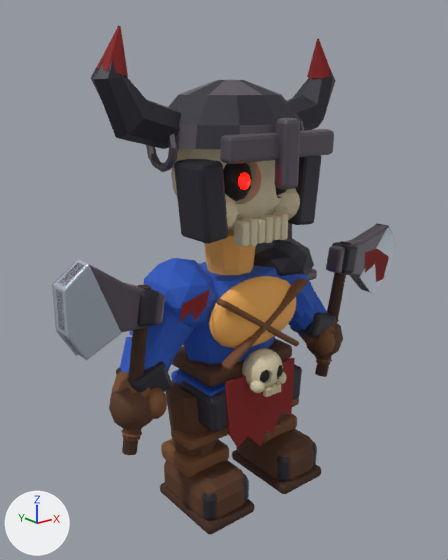
The glTF model src/Game/Assets/Authored/characters/evil_berserker_unit.glb, before and after one commit.
The view is the same before and after, from a camera (50 mm lens) standing at (-2.37, -2.91, 2.62) and looking at (-0.01, 0.05, 1.44). Lighting does not change. The marker at lower left points along +X, +Y and +Z. The older version comes first. Where no turn or scale is listed for an object, it has been applied to the vertices.

The older version as bpy lines, for what is in view:
```python
ob_chibi_glove = bpy.data.objects.new('Chibi glove', me_chibi_glove_006)
ob_chibi_glove.location = (0.0, 0.0, 0.0)
ob_chibi_glove_001 = bpy.data.objects.new('Chibi glove.001', me_chibi_glove_007)
ob_chibi_glove_001.location = (0.0, 0.0, 0.0)
ob_forearm_sleeve = bpy.data.objects.new('Forearm sleeve', me_forearm_sleeve_006)
ob_forearm_sleeve.location = (0.0, 0.0, 0.0)
ob_forearm_sleeve_001 = bpy.data.objects.new('Forearm sleeve.001', me_forearm_sleeve_007)
ob_forearm_sleeve_001.location = (0.0, 0.0, 0.0)
ob_glove_thumb = bpy.data.objects.new('Glove thumb', me_glove_thumb_006)
ob_glove_thumb.location = (0.0, 0.0, 0.0)
ob_glove_thumb_001 = bpy.data.objects.new('Glove thumb.001', me_glove_thumb_007)
ob_glove_thumb_001.location = (0.0, 0.0, 0.0)
ob_red_horn_tip = bpy.data.objects.new('Red horn tip', me_red_horn_tip_002)
ob_red_horn_tip.location = (0.0, 0.0, 0.0)
ob_rounded_tunic_shoulder = bpy.data.objects.new('Rounded tunic shoulder', me_rounded_tunic_shoulder_006)
ob_rounded_tunic_shoulder.location = (0.0, 0.0, 0.0)
ob_rounded_tunic_shoulder_001 = bpy.data.objects.new('Rounded tunic shoulder.001', me_rounded_tunic_shoulder_007)
ob_rounded_tunic_shoulder_001.location = (0.0, 0.0, 0.0)
# also in view: 'Bare barbarian chest' at (0.0, -0.24, 1.3); 'Red horn tip.001' at (0.76, 0.02, 2.78); 'Dark faceted helmet' at (0.0, 0.0, 2.47); 'Boot cuff.001' at (-0.31, -0.02, 0.34); 'Oversized leather boot' at (0.31, -0.13, 0.17)
```
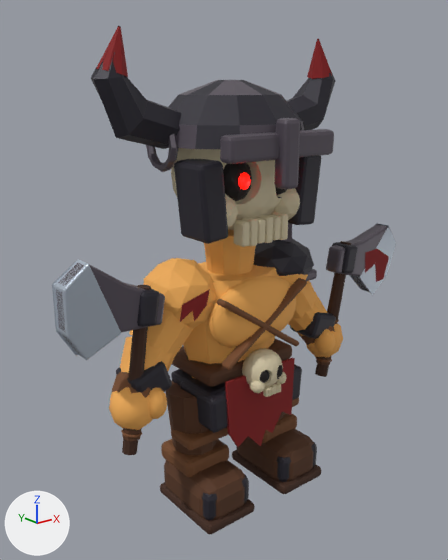
Changed parts and their boxes (x1, y1, x2, y2) in the pictures (448 x 560 px):
'Rounded tunic shoulder.001', recoloured (blue to orange)
    both: (144, 258, 217, 328)
'Tapered tunic', recoloured (blue to orange)
    both: (183, 262, 279, 378)
'Chibi glove.001', recoloured (brown to orange)
    both: (109, 387, 153, 430)
'Upper sleeve.001', recoloured (blue to orange)
    both: (129, 310, 195, 358)
'Forearm sleeve.001', recoloured (blue to orange)
    both: (120, 337, 174, 373)
'Tunic skirt panel.001', recoloured (blue to dark grey)
    both: (171, 369, 226, 396)
'Upper sleeve', recoloured (blue to orange)
    both: (291, 280, 317, 320)
'Glove thumb.001', recoloured (brown to orange)
    both: (149, 387, 167, 419)
'Forearm sleeve', recoloured (blue to orange)
    both: (288, 291, 327, 336)
'Glove thumb', recoloured (brown to orange)
    both: (315, 329, 335, 355)
'Chibi glove', recoloured (brown to orange)
    both: (306, 323, 343, 357)
'Rounded tunic shoulder', recoloured (blue to orange)
    both: (279, 274, 308, 296)

The change, as a list of edits to the scene's bpy script:
```text
Change me_chibi_glove_006:
    where me_chibi_glove_006.from_pydata(...)  # 42 vertices, 80 faces; spans x 0.651..0.928, y -0.241..0.029, z 0.73..1.038
    remove me_chibi_glove_006.materials.append(mat_leather)  # brown #57341d
    add me_chibi_glove_006.materials.append(mat_skin)  # orange #f5b059
Change me_chibi_glove_007:
    where me_chibi_glove_007.from_pydata(...)  # 42 vertices, 80 faces; spans x -0.928..-0.651, y -0.239..0.029, z 0.728..1.04
    remove me_chibi_glove_007.materials.append(mat_leather)  # brown #57341d
    add me_chibi_glove_007.materials.append(mat_skin)  # orange #f5b059
Change me_forearm_sleeve_006:
    where me_forearm_sleeve_006.from_pydata(...)  # 20 vertices, 36 faces; spans x 0.476..0.856, y -0.191..0.139, z 0.869..1.252
    remove me_forearm_sleeve_006.materials.append(mat_blue)  # blue #2657bf
    add me_forearm_sleeve_006.materials.append(mat_skin)  # orange #f5b059
Change me_forearm_sleeve_007:
    where me_forearm_sleeve_007.from_pydata(...)  # 20 vertices, 36 faces; spans x -0.856..-0.476, y -0.191..0.139, z 0.869..1.252
    remove me_forearm_sleeve_007.materials.append(mat_blue)  # blue #2657bf
    add me_forearm_sleeve_007.materials.append(mat_skin)  # orange #f5b059
Change me_glove_thumb_006:
    where me_glove_thumb_006.from_pydata(...)  # 42 vertices, 80 faces; spans x 0.636..0.775, y -0.265..-0.115, z 0.799..1.001
    remove me_glove_thumb_006.materials.append(mat_leather_light)  # brown #754a29
    add me_glove_thumb_006.materials.append(mat_skin)  # orange #f5b059
Change me_glove_thumb_007:
    where me_glove_thumb_007.from_pydata(...)  # 42 vertices, 80 faces; spans x -0.775..-0.635, y -0.264..-0.115, z 0.799..0.999
    remove me_glove_thumb_007.materials.append(mat_leather_light)  # brown #754a29
    add me_glove_thumb_007.materials.append(mat_skin)  # orange #f5b059
Change me_rounded_tunic_shoulder_006:
    where me_rounded_tunic_shoulder_006.from_pydata(...)  # 42 vertices, 80 faces; spans x 0.181..0.601, y -0.239..0.241, z 1.205..1.655
    remove me_rounded_tunic_shoulder_006.materials.append(mat_blue)  # blue #2657bf
    add me_rounded_tunic_shoulder_006.materials.append(mat_skin)  # orange #f5b059
Change me_rounded_tunic_shoulder_007:
    where me_rounded_tunic_shoulder_007.from_pydata(...)  # 42 vertices, 80 faces; spans x -0.601..-0.18, y -0.238..0.241, z 1.206..1.656
    remove me_rounded_tunic_shoulder_007.materials.append(mat_blue)  # blue #2657bf
    add me_rounded_tunic_shoulder_007.materials.append(mat_skin)  # orange #f5b059
Change me_tapered_tunic_003:
    where me_tapered_tunic_003.from_pydata(...)  # 40 vertices, 76 faces; spans x -0.43..0.43, y -0.282..0.282, z 0.79..1.52
    remove me_tapered_tunic_003.materials.append(mat_blue)  # blue #2657bf
    add me_tapered_tunic_003.materials.append(mat_skin)  # orange #f5b059
Change me_tunic_skirt_panel_007:
    where me_tunic_skirt_panel_007.from_pydata(...)  # 56 vertices, 108 faces; spans x -0.359..-0.001, y -0.255..0.175, z 0.588..0.882
    remove me_tunic_skirt_panel_007.materials.append(mat_blue)  # blue #2657bf
    add me_tunic_skirt_panel_007.materials.append(mat_evil_steel)  # dark grey #2b2933
Change me_upper_sleeve_006:
    where me_upper_sleeve_006.from_pydata(...)  # 20 vertices, 36 faces; spans x 0.246..0.717, y -0.19..0.19, z 1.069..1.541
    remove me_upper_sleeve_006.materials.append(mat_blue)  # blue #2657bf
    add me_upper_sleeve_006.materials.append(mat_skin)  # orange #f5b059
Change me_upper_sleeve_007:
    where me_upper_sleeve_007.from_pydata(...)  # 20 vertices, 36 faces; spans x -0.717..-0.246, y -0.19..0.19, z 1.069..1.541
    remove me_upper_sleeve_007.materials.append(mat_blue)  # blue #2657bf
    add me_upper_sleeve_007.materials.append(mat_skin)  # orange #f5b059
```
